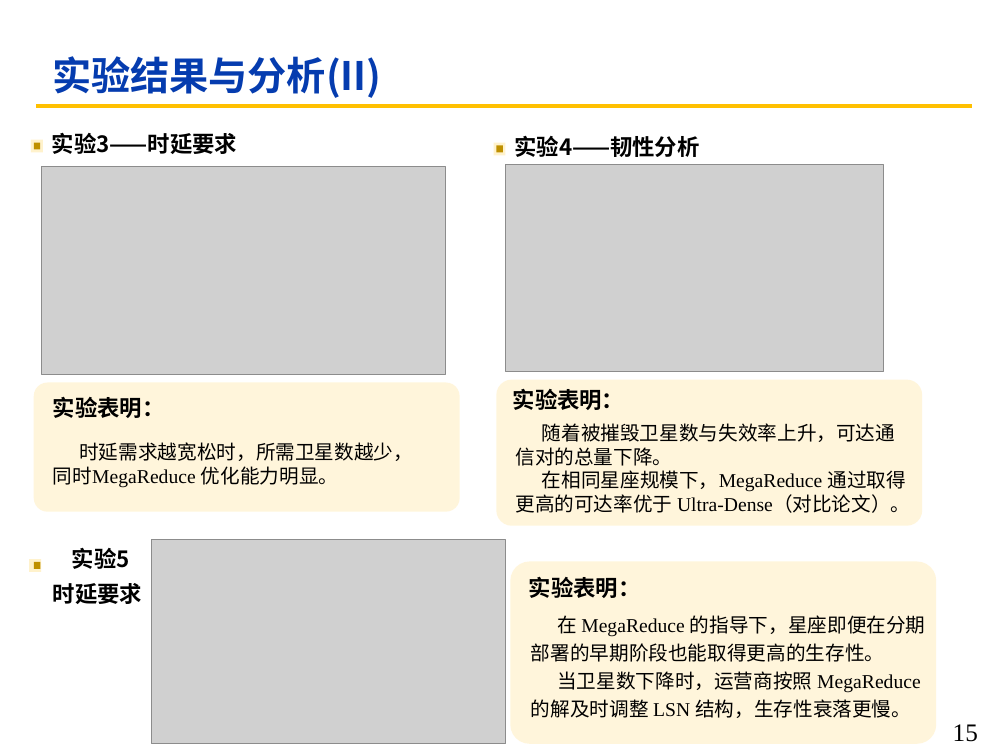
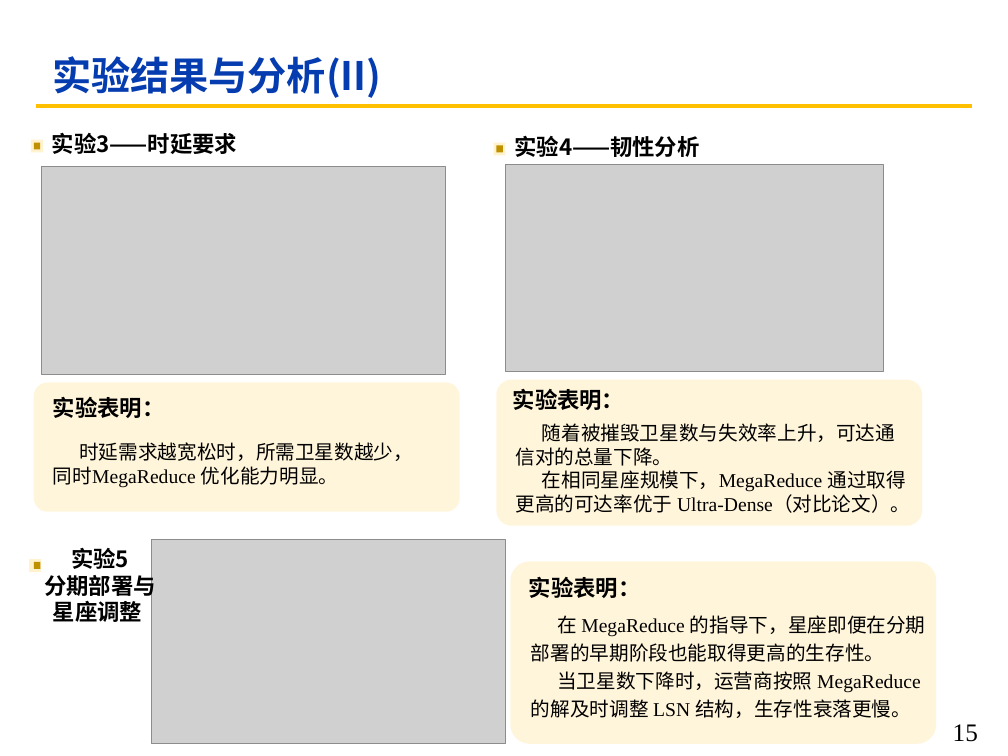
Before and after one commit to cyanbird811/ANTL_papers, a slide deck: slide 15 of 互联网络的设计_汇报/卫星/SPLD/PPT.pptx. Drawn at 1008x756 pixels with LibreOffice and Linux fonts; fonts in the diff are those of the drawing; grey boxes stand for pictures. Boxes give left, top, right and bottom in pixels: in the first picture for what was removed or moved away, otherwise in the second. Text is boxed around its words. In the diff, an @@ line names an element or a change of style, - is before the commit and + after.

Commit message:
20261023

```diff
--- a/互联网络的设计_汇报/卫星/SPLD/PPT.pptx
+++ b/互联网络的设计_汇报/卫星/SPLD/PPT.pptx
@@ text at (44, 571, 156, 626): text changed @@
-时延要求
+分期部署与星座调整
```
